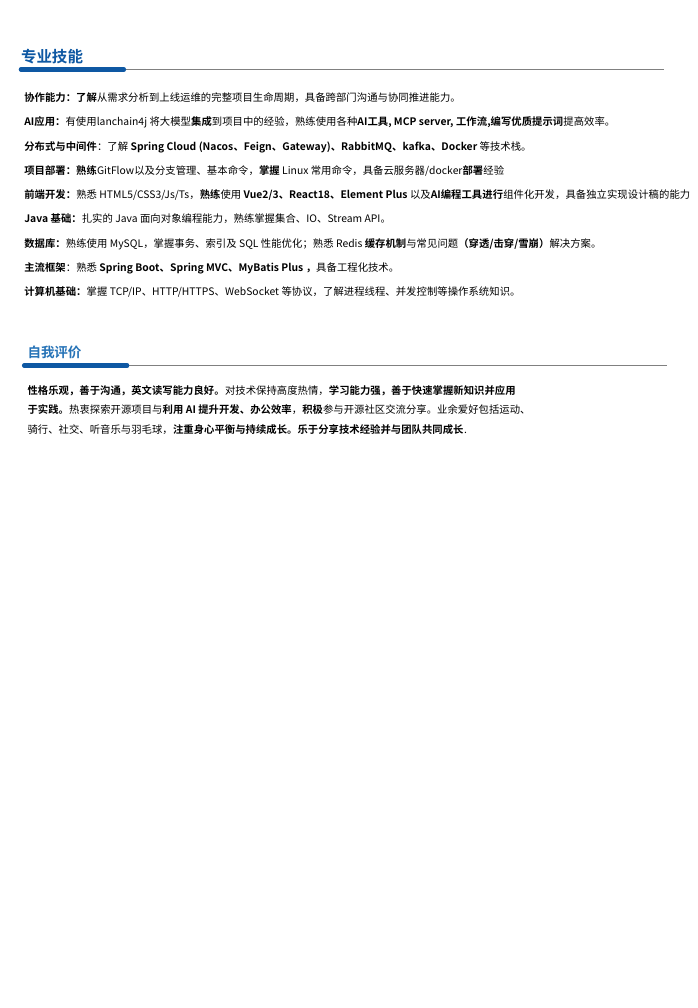
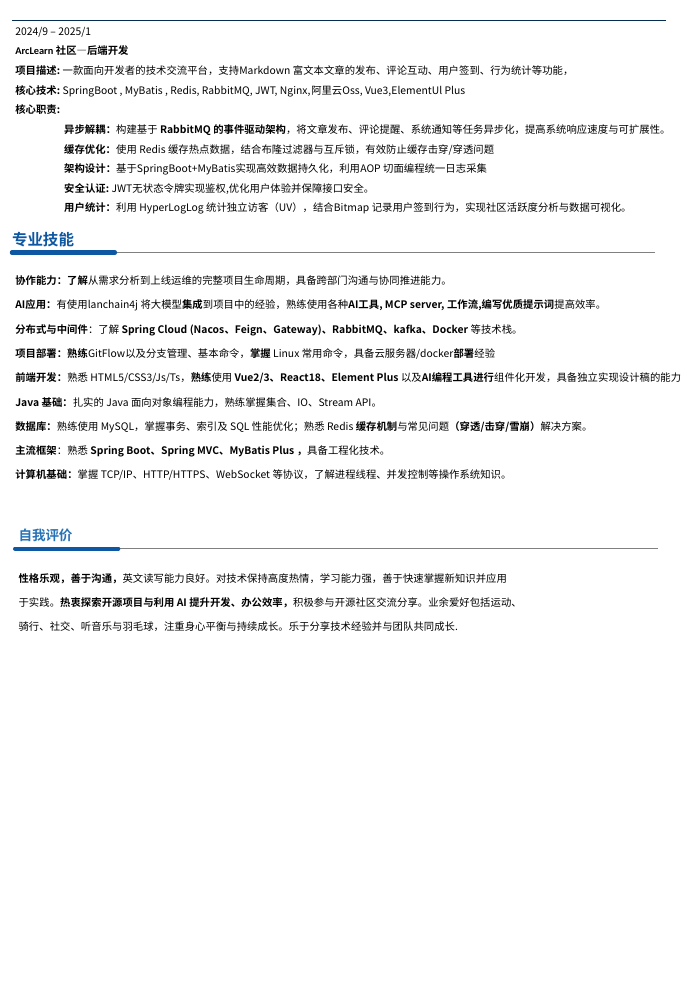
Before and after one commit to senjay2580/ArcNote, a slide deck: slide 2 of 知识荟萃/Resume/个人简历 -3.0.pptx. Drawn at 698x1008 pixels with LibreOffice and Linux fonts; fonts in the diff are those of the drawing. Boxes give left, top, right and bottom in pixels: in the first picture for what was removed or moved away, otherwise in the second. Text is boxed around its words. In the diff, an @@ line names an element or a change of style, - is before the commit and + after.

```diff
--- a/知识荟萃/Resume/个人简历 -3.0.pptx
+++ b/知识荟萃/Resume/个人简历 -3.0.pptx
@@ line added from (12, 20) to (666, 20), #072C52 0.75 pt @@
@@ text added at [15, 27, 670, 214], 8 pt, text #000000 @@
+2024/9 – 2025/1
+ArcLearn 社区—后端开发
+项目描述: 一款面向开发者的技术交流平台，支持Markdown 富文本文章的发布、评论互动、用户签到、行为统计等功能，
+核心技术: SpringBoot , MyBatis , Redis, RabbitMQ, JWT, Nginx,阿里云Oss, Vue3,ElementUl Plus
+核心职责:
+  异步解耦：构建基于 RabbitMQ 的事件驱动架构，将文章发布、评论提醒、系统通知等任务异步化，提高系统响应速度与可扩展性。
+  缓存优化：使用 Redis 缓存热点数据，结合布隆过滤器与互斥锁，有效防止缓存击穿/穿透问题
+  架构设计：基于SpringBoot+MyBatis实现高效数据持久化，利用AOP 切面编程统一日志采集
+  安全认证: JWT无状态令牌实现鉴权,优化用户体验并保障接口安全。
+  用户统计：利用 HyperLogLog 统计独立访客（UV），结合Bitmap 记录用户签到行为，实现社区活跃度分析与数据可视化。
@@ 2 lines, 1 text: place and size @@
-2 lines, 1 text at [20, 49, 664, 70]
+2 lines, 1 text at [12, 232, 655, 252]
@@ text "性格乐观，善于沟通，英文读写能力良好。对技术保持高度热情，学习能力强，善于快速掌握新知识并应用于实践。热衷探索开源项目与 ...": place and size @@
-text "性格乐观，善于沟通，英文读写能力良好。对技术保持高度热情，学习能力强，善于快速掌握新知识并应用于实践。热衷探索开源项目与 ..." at [28, 385, 530, 434]
+text "性格乐观，善于沟通，英文读写能力良好。对技术保持高度热情，学习能力强，善于快速掌握新知识并应用于实践。热衷探索开源项目与 ..." at [19, 573, 521, 631]
@@ text "性格乐观，善于沟通，英文读写能力良好。对技术保持高度热情，学习能力强，善于快速掌握新知识并应用于实践。热衷探索开源项目与 ..." at [19, 573, 521, 631]: font Noto Sans CJK JP to Noto Sans CJK SC; bold off, bold on in "性格乐观，善于沟通，英文读写能力良好。对技术保持高度热情，学习能力强，善于快速掌握新知识并应用于实践。热衷探索开源项目与 ..."; line spacing 15.2pt to 18.8pt @@
@@ 2 texts, 2 lines: place and size @@
-2 texts, 2 lines at [24, 92, 690, 366]
+2 texts, 2 lines at [15, 275, 681, 549]
```
Also in this commit, not shown: 1 other slide changed, 4 other files.
